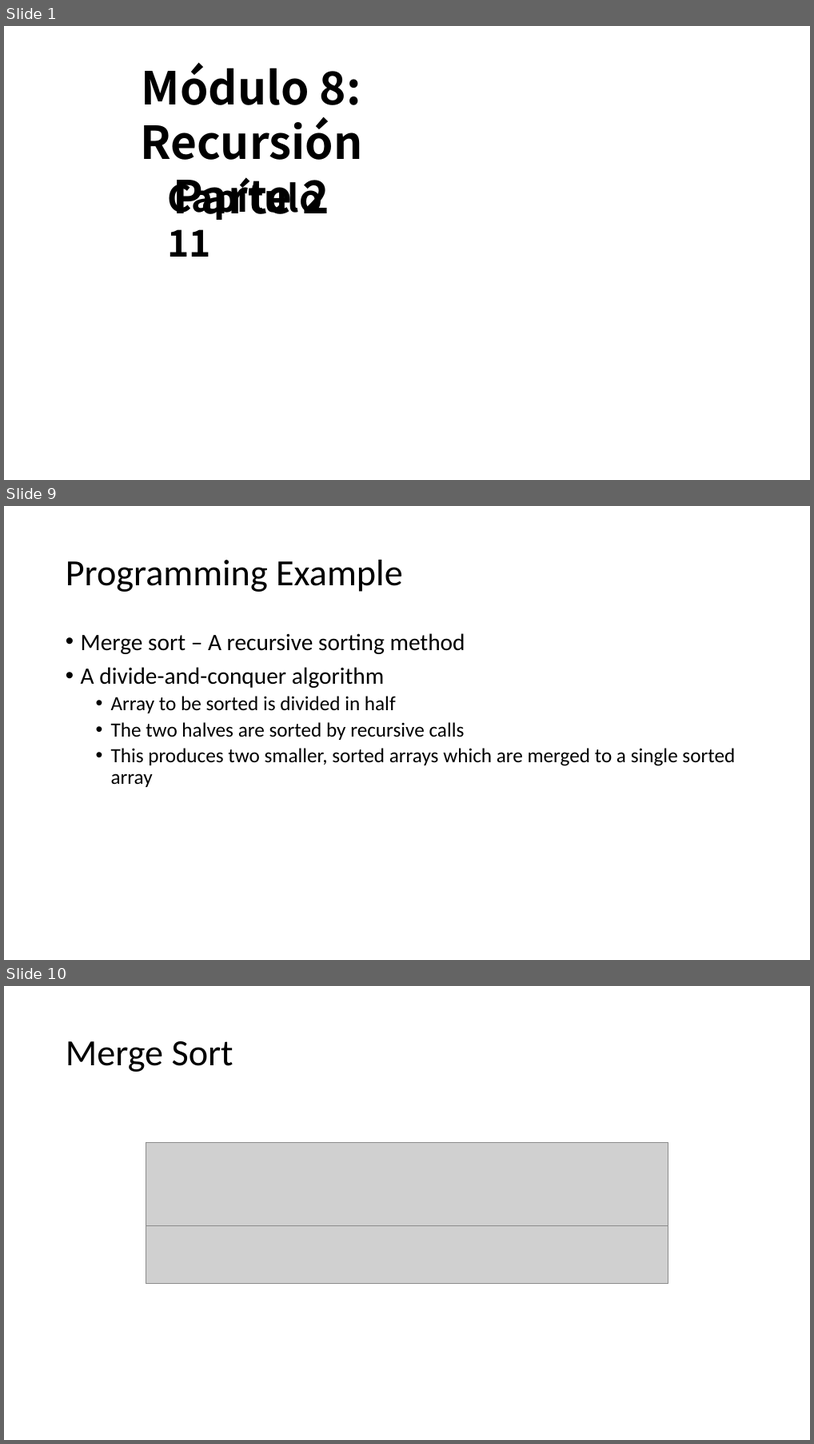
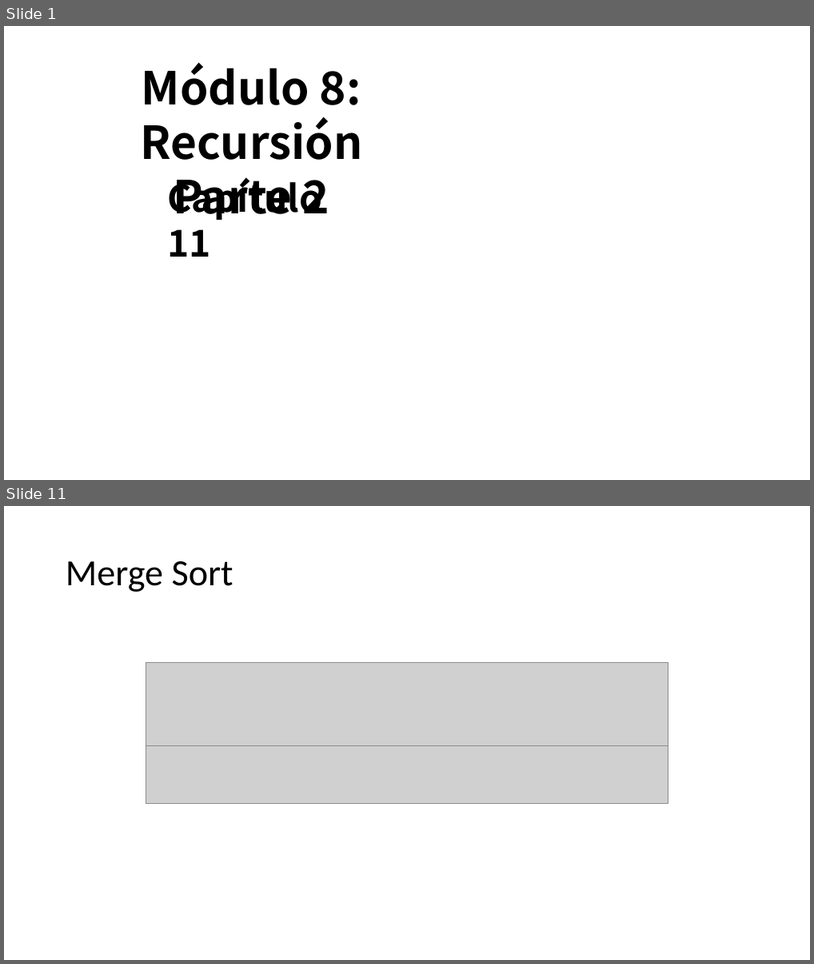
Before and after one commit to OMardil/INFO2, a slide deck: MOD08_Recursion/01 Presentacion/INFO2_MOD08_2-Busqueda_Binaria.pptx. Shown one above the other, each under a label of ours: slides 1, 9 and 10 before the commit, slides 1 and 11 after it; the slides between them are not shown. The pictures are 814x1444 and 814x964 pixels, drawn with LibreOffice and Linux fonts; fonts in the diff are those of the drawing; grey boxes stand for pictures; background and template pictures are left out. Boxes give left, top, right and bottom in pixels: in the first picture for what was removed or moved away, otherwise in the second. Text is boxed around its words. In the diff, an @@ line names an element or a change of style, - is before the commit and + after.

```diff
--- a/MOD08_Recursion/01 Presentacion/INFO2_MOD08_2-Busqueda_Binaria.pptx
+++ b/MOD08_Recursion/01 Presentacion/INFO2_MOD08_2-Busqueda_Binaria.pptx
@@ slide 9 removed at bbox=[4, 506, 810, 960], background #FFFFFF @@
@@ title removed at bbox=[66, 560, 403, 592] @@
-Programming Example
@@ text removed at bbox=[81, 633, 735, 787] @@
-• Merge sort – A recursive sorting method
-• A divide-and-conquer algorithm
-  • Array to be sorted is divided in half
-  • The two halves are sorted by recursive calls
-  • This produces two smaller, sorted arrays which are merged to a single sorted array
@@ what was slide 10 is now slide 11 @@
```
Also in this commit, not shown: 2 slides changed, 7 slides added, 5 other slides removed.
